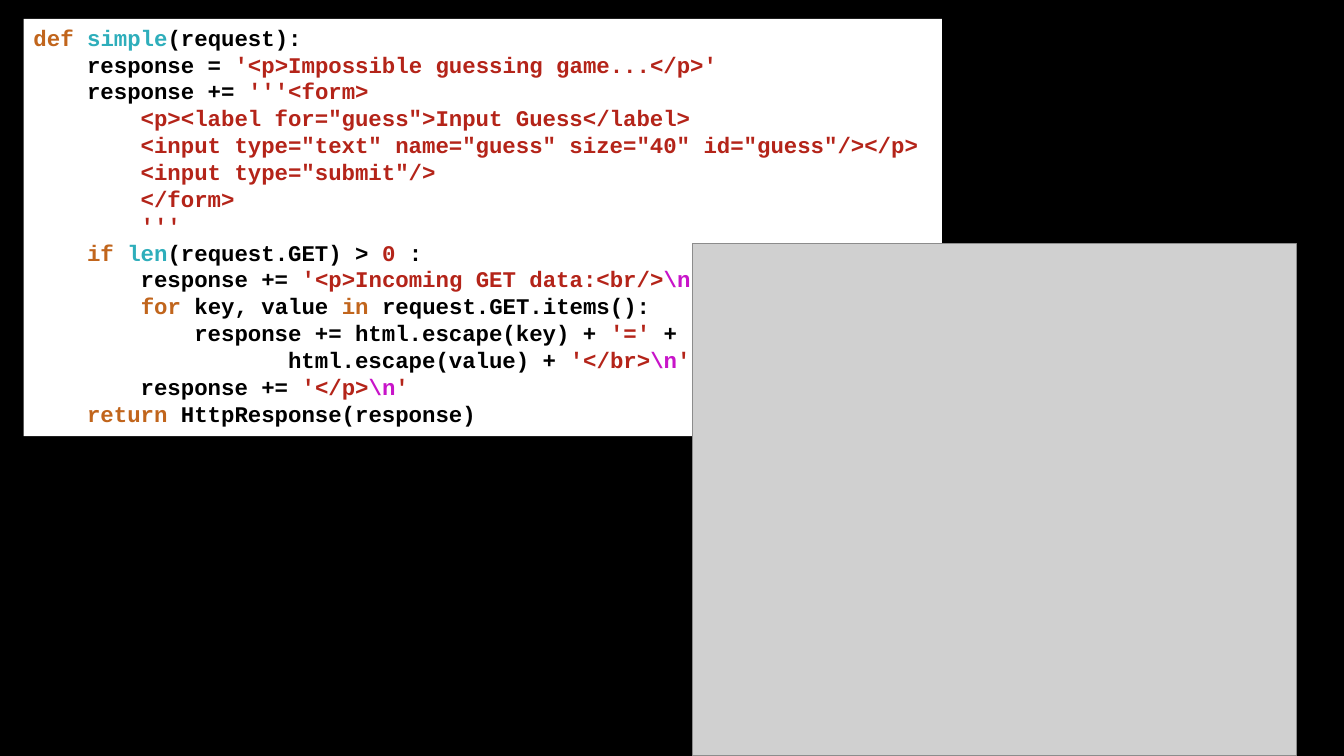
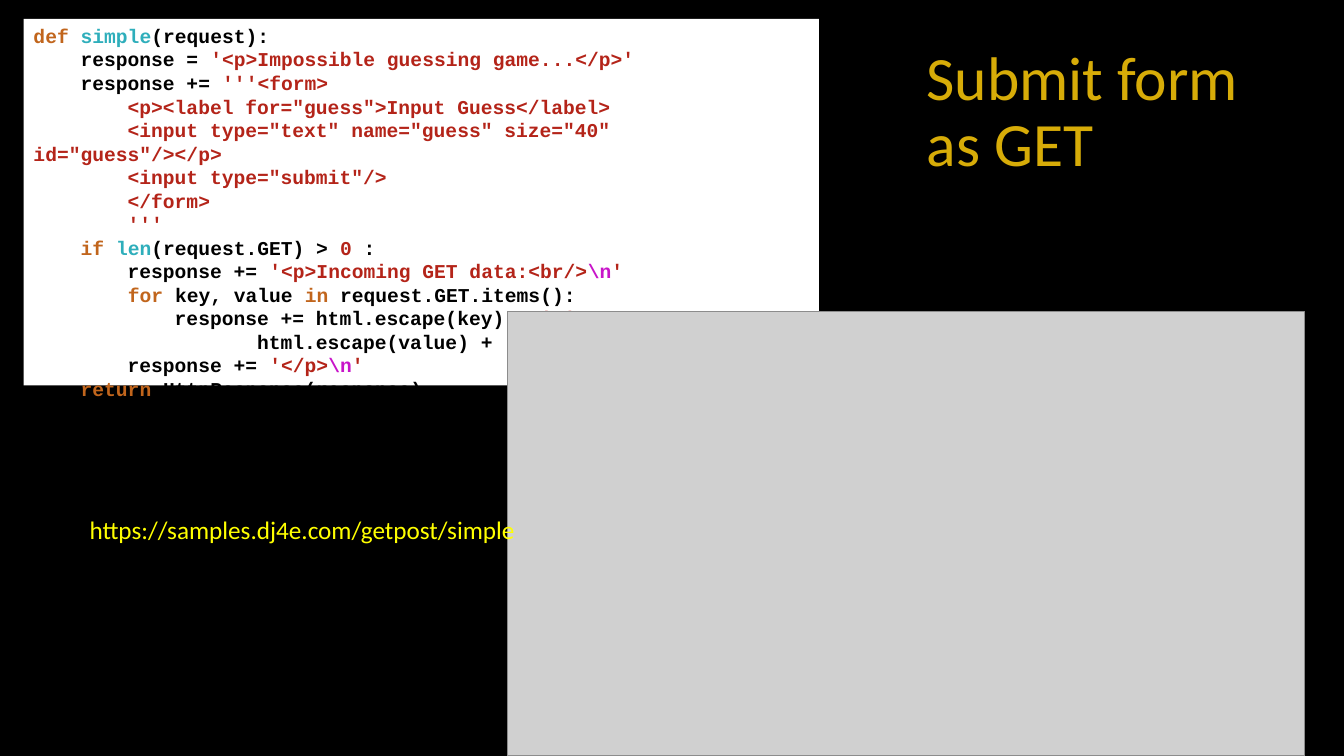
Before and after one commit to csev/dj4e, a slide deck: slide 5 of lectures/DJ-09-Forms.pptx. Drawn at 1344x756 pixels with LibreOffice and Linux fonts; fonts in the diff are those of the drawing; grey boxes stand for pictures. Boxes give left, top, right and bottom in pixels: in the first picture for what was removed or moved away, otherwise in the second. Text is boxed around its words. In the diff, an @@ line names an element or a change of style, - is before the commit and + after.

```diff
--- a/lectures/DJ-09-Forms.pptx
+++ b/lectures/DJ-09-Forms.pptx
@@ rectangle "def simple(request):" resized from (x1=23, y1=19, x2=942, y2=437) to (x1=23, y1=19, x2=819, y2=386) @@
@@ rectangle "def simple(request):" at (x1=23, y1=19, x2=819, y2=386): size 16 to 14 pt @@
@@ title added at (x1=927, y1=57, x2=1238, y2=167), 44 pt, text #D7AC08 @@
+Submit form as GET
@@ picture resized from (x1=693, y1=244, x2=1297, y2=756) to (x1=507, y1=312, x2=1305, y2=756) @@
@@ text added at (x1=90, y1=519, x2=515, y2=546), 18 pt, text #FFFF00 @@
+https://samples.dj4e.com/getpost/simple
```
Also in this commit, not shown: 13 other slides changed, 2 slides added, 7 other files.
